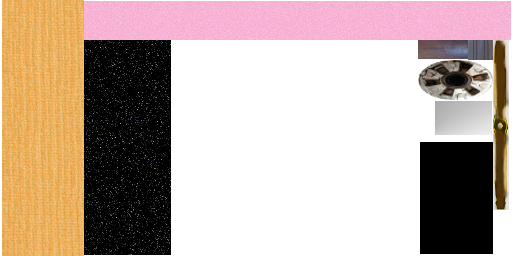
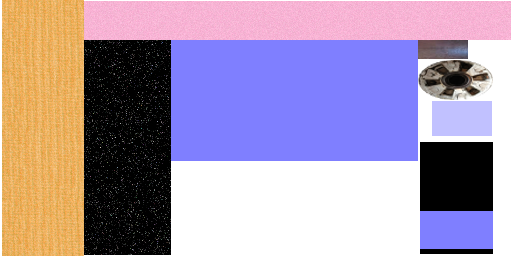
Before/after of a 512×256 layered artwork. What changed in the layer stack:
renamed "Clipboard #4" to "unused", hid it over box(435, 101, 492, 135)
added layer "ReflectionMap" above "ReflectionMapEntireCockpit" over box(432, 101, 492, 136)
added layer "NormalsEntireCockpit" above "stainless steel" over box(171, 40, 493, 249)
added layer "stainless steel" above "unused prop" over box(432, 101, 492, 136)
renamed "Clipboard #1" to "unused prop", hid it over box(493, 40, 509, 210)
renamed "Clipboard" to "unused tire tread", hid it over box(468, 40, 493, 60)
